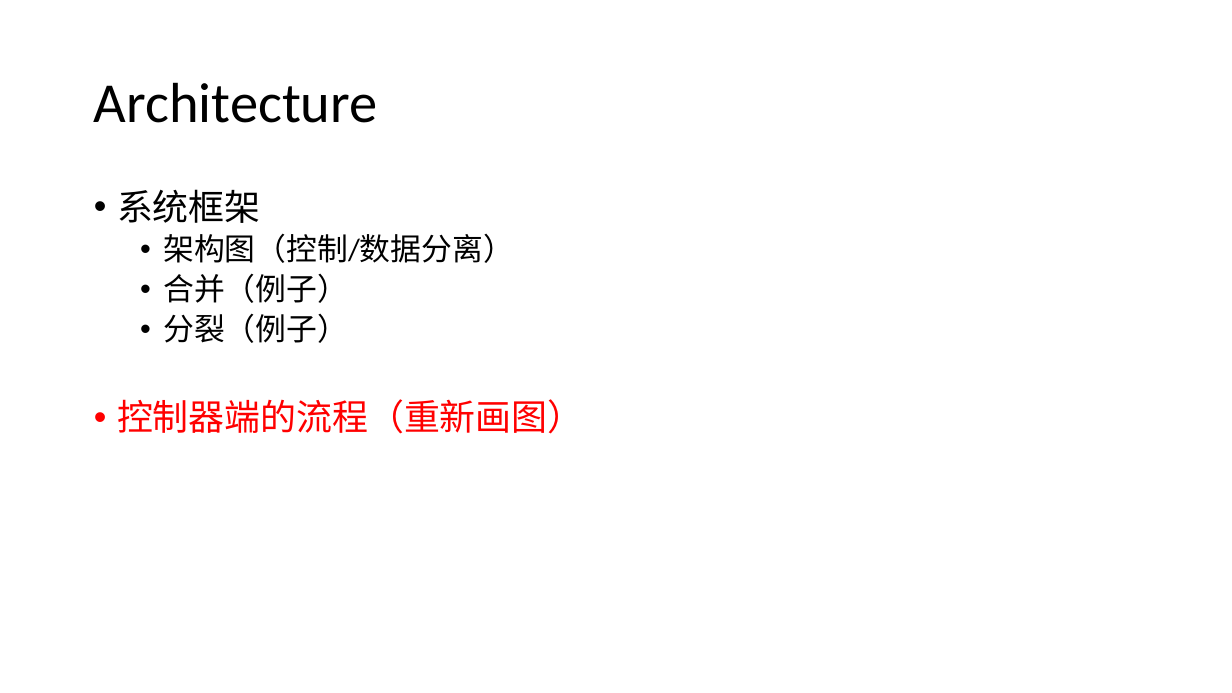
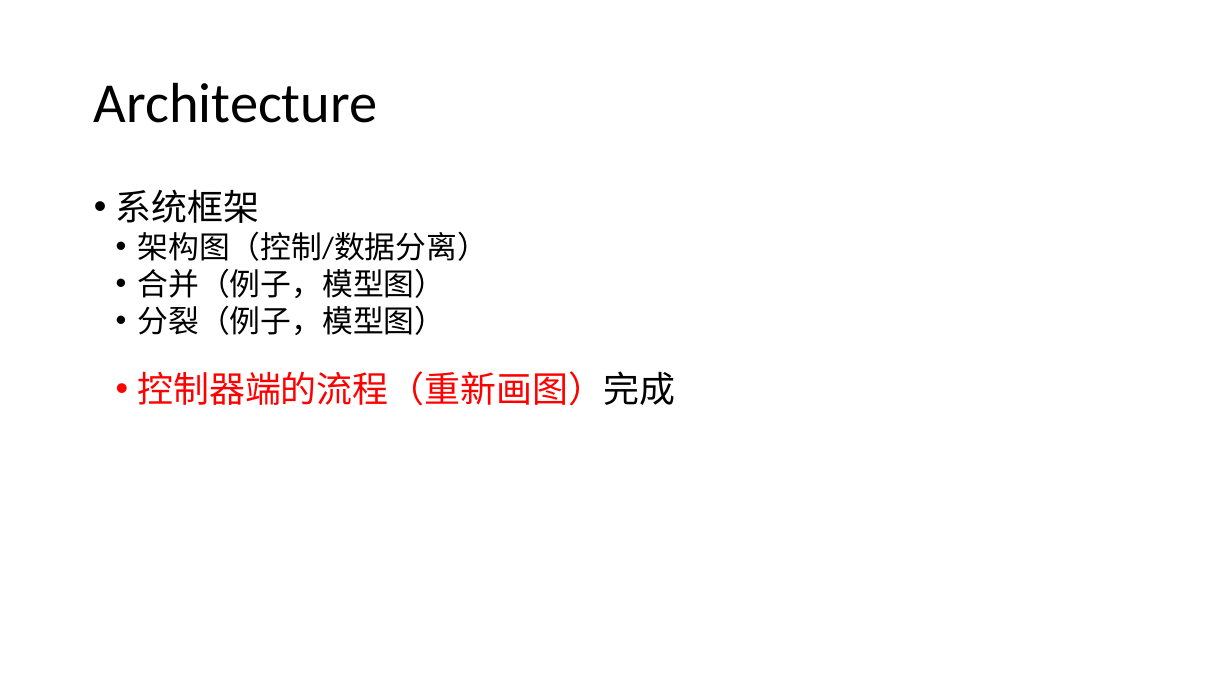
Before and after one commit to frankyoung0305/powerSave, a slide deck: slide 3 of paper_preparation/vnfmotion.pptx. Drawn at 1232x693 pixels with LibreOffice and Linux fonts; fonts in the diff are those of the drawing. Boxes give left, top, right and bottom in pixels: in the first picture for what was removed or moved away, otherwise in the second. Text is boxed around its words. In the diff, an @@ line names an element or a change of style, - is before the commit and + after.

```diff
--- a/paper_preparation/vnfmotion.pptx
+++ b/paper_preparation/vnfmotion.pptx
@@ text at [116,189,488,261]: indent changed; less space between paragraphs; line spacing 0.9 to 1 @@
@@ text at [137,268,675,406]: text changed; size 28 to 24 pt; text colour #FF0000 to #000000 @@
-  • 合并（例子）
-  • 分裂（例子）
-  • 控制器端的流程（重新画图）
+  • 合并（例子，模型图）
+  • 分裂（例子，模型图）
+  • 控制器端的流程（重新画图）完成
```
Also in this commit, not shown: 7 other slides changed, 12 other files.
